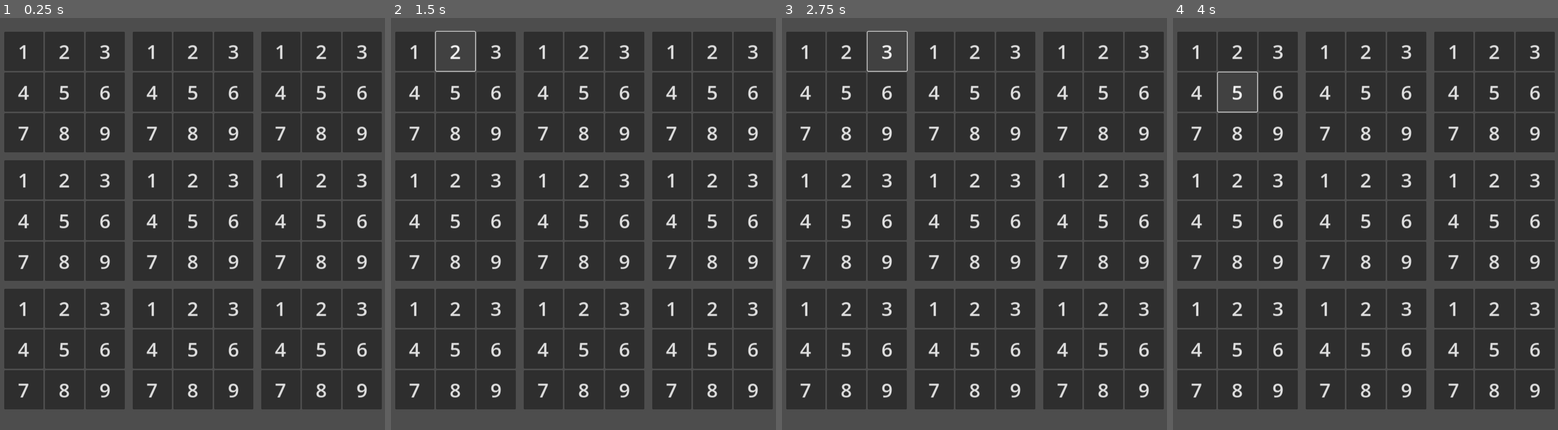
Above: before the commit, frames 1-4 (left to right).
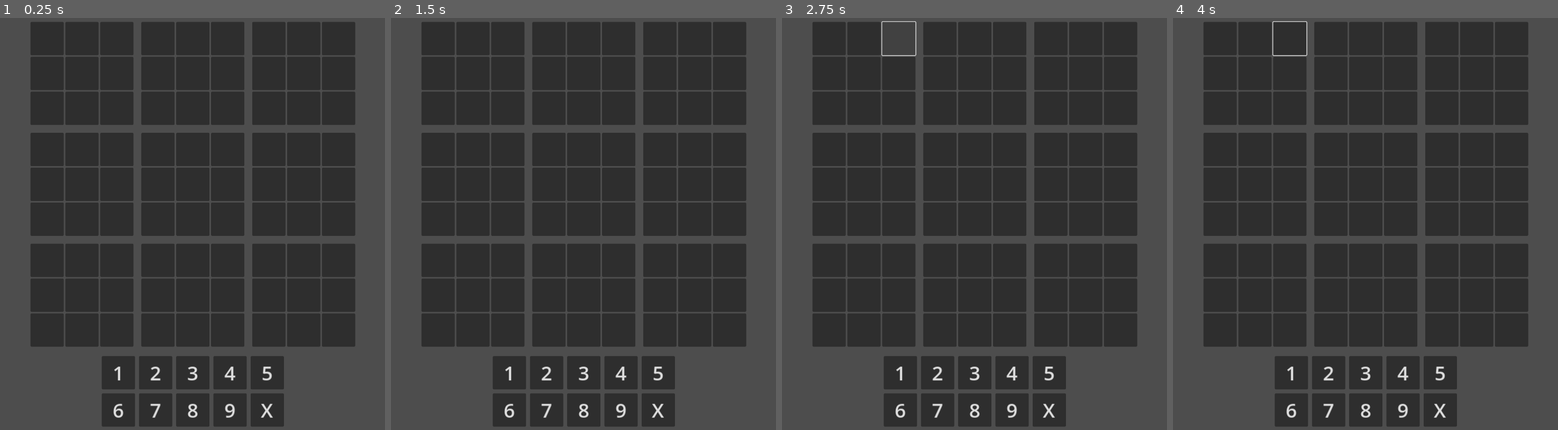
Above: after the commit, the same moments.

Repository: gitMickehh/soduku-recreation
Game: Godot game, scene res://soduku_scene.tscn
Two runs of this game, one before a commit and one after it. Both use one fixed random seed, a clock stepped at 60 frames per second and the inputs below.
Inputs (mouse positions are in pixels of both pictures, inside the frame that each line leads up to):
- Up to frame 1 (0.25 s): no input
- Up to frame 2 (1.5 s): click (414, 50) at 0.5 s, where only the run before the commit has a clickable "1"; click (456, 50) at 1.25 s, where only the run before the commit has a clickable "2"
- Up to frame 3 (2.75 s): click (885, 50) at 2 s, where only the run before the commit has a clickable "3"
- Up to frame 4 (4 s): click (1196, 92) at 2.75 s, where only the run before the commit has a clickable "4"; click (1238, 92) at 3.5 s, where only the run before the commit has a clickable "5"

The runs differ from the first frame. In frame 1, 41% of the frame differs, in the area x 1-100%, y 1-100%; in frame 2, 41%; in frame 3, 41%; in frame 4, 41%, in the area x 1-100%, y 0-100%.

Commit message:
nine box manager code

Diff:
--- a/nine_box_manager.gd
+++ b/nine_box_manager.gd
@@ -4,7 +4,7 @@
 
 func _ready() -> void:
 	_get_buttons_from_childrens_children()
-	_debug_buttons_order()
+	#_debug_buttons_order()
 
 func _get_buttons_from_childrens_children() -> void:
 	var children = get_children()
@@ -22,3 +22,27 @@
 	for button in buttons:
 		button.text = str(count)
 		count = count + 1
+
+func get_horizontal_line(line_number: int = 0) -> Array[int]:
+	var return_array: Array[int] = []
+
+	line_number = clampi(line_number,0,2)
+	var starting_point = line_number * 3
+
+	return_array.append(int(buttons[starting_point].text))
+	return_array.append(int(buttons[starting_point + 1].text))
+	return_array.append(int(buttons[starting_point + 2].text))
+
+	return return_array
+
+func get_vertical_line(line_number: int = 0) -> Array[int]:
+	var return_array: Array[int] = []
+
+	line_number = clampi(line_number,0,2)
+	var point_jump = 3
+
+	return_array.append(int(buttons[line_number].text))
+	return_array.append(int(buttons[line_number + 3].text))
+	return_array.append(int(buttons[line_number + (3*2)].text))
+
+	return return_array
--- a/prefabs/button.tscn
+++ b/prefabs/button.tscn
@@ -1,7 +1,7 @@
 [gd_scene format=3 uid="uid://w0uogmtdd4fr"]
 
 [node name="button-1" type="Button"]
-custom_minimum_size = Vector2(100, 100)
+custom_minimum_size = Vector2(85, 85)
 size_flags_horizontal = 0
 size_flags_vertical = 0
 theme_override_font_sizes/font_size = 50
--- a/soduku_scene.tscn
+++ b/soduku_scene.tscn
@@ -1,6 +1,7 @@
-[gd_scene load_steps=2 format=3 uid="uid://b5g2biw27mdvg"]
+[gd_scene load_steps=3 format=3 uid="uid://b5g2biw27mdvg"]
 
 [ext_resource type="PackedScene" uid="uid://c4kiqkiydnonn" path="res://prefabs/nine_box_container.tscn" id="1_aq4rj"]
+[ext_resource type="PackedScene" uid="uid://w0uogmtdd4fr" path="res://prefabs/button.tscn" id="2_wdpfm"]
 
 [node name="Control" type="Control"]
 layout_mode = 3
@@ -20,77 +21,138 @@
 grow_horizontal = 2
 grow_vertical = 2
 
-[node name="Soduku_Container" type="VBoxContainer" parent="MarginContainer"]
+[node name="Whole_Game_Container" type="VBoxContainer" parent="MarginContainer"]
+layout_mode = 2
+size_flags_horizontal = 4
+size_flags_vertical = 4
+
+[node name="Soduku_Container" type="VBoxContainer" parent="MarginContainer/Whole_Game_Container"]
 layout_mode = 2
 size_flags_horizontal = 4
 size_flags_vertical = 4
 theme_override_constants/separation = 20
 
-[node name="big-separator-1" type="Control" parent="MarginContainer/Soduku_Container"]
+[node name="big-separator-1" type="Control" parent="MarginContainer/Whole_Game_Container/Soduku_Container"]
 layout_mode = 2
 
-[node name="BigLine-1-Contianer" type="HBoxContainer" parent="MarginContainer/Soduku_Container"]
+[node name="BigLine-1-Contianer" type="HBoxContainer" parent="MarginContainer/Whole_Game_Container/Soduku_Container"]
 layout_mode = 2
 size_flags_horizontal = 0
 size_flags_vertical = 4
 theme_override_constants/separation = 20
 
-[node name="separator-1" type="Control" parent="MarginContainer/Soduku_Container/BigLine-1-Contianer"]
+[node name="separator-1" type="Control" parent="MarginContainer/Whole_Game_Container/Soduku_Container/BigLine-1-Contianer"]
 layout_mode = 2
 
-[node name="nine-box-container" parent="MarginContainer/Soduku_Container/BigLine-1-Contianer" instance=ExtResource("1_aq4rj")]
+[node name="nine-box-container" parent="MarginContainer/Whole_Game_Container/Soduku_Container/BigLine-1-Contianer" instance=ExtResource("1_aq4rj")]
 layout_mode = 2
 
-[node name="nine-box-container2" parent="MarginContainer/Soduku_Container/BigLine-1-Contianer" instance=ExtResource("1_aq4rj")]
+[node name="nine-box-container2" parent="MarginContainer/Whole_Game_Container/Soduku_Container/BigLine-1-Contianer" instance=ExtResource("1_aq4rj")]
 layout_mode = 2
 
-[node name="nine-box-container3" parent="MarginContainer/Soduku_Container/BigLine-1-Contianer" instance=ExtResource("1_aq4rj")]
+[node name="nine-box-container3" parent="MarginContainer/Whole_Game_Container/Soduku_Container/BigLine-1-Contianer" instance=ExtResource("1_aq4rj")]
 layout_mode = 2
 
-[node name="separator-2" type="Control" parent="MarginContainer/Soduku_Container/BigLine-1-Contianer"]
+[node name="separator-2" type="Control" parent="MarginContainer/Whole_Game_Container/Soduku_Container/BigLine-1-Contianer"]
 layout_mode = 2
 
-[node name="BigLine-1-Contianer2" type="HBoxContainer" parent="MarginContainer/Soduku_Container"]
+[node name="BigLine-1-Contianer2" type="HBoxContainer" parent="MarginContainer/Whole_Game_Container/Soduku_Container"]
 layout_mode = 2
 size_flags_horizontal = 0
 size_flags_vertical = 4
 theme_override_constants/separation = 20
 
-[node name="separator-1" type="Control" parent="MarginContainer/Soduku_Container/BigLine-1-Contianer2"]
+[node name="separator-1" type="Control" parent="MarginContainer/Whole_Game_Container/Soduku_Container/BigLine-1-Contianer2"]
 layout_mode = 2
 
-[node name="nine-box-container" parent="MarginContainer/Soduku_Container/BigLine-1-Contianer2" instance=ExtResource("1_aq4rj")]
+[node name="nine-box-container" parent="MarginContainer/Whole_Game_Container/Soduku_Container/BigLine-1-Contianer2" instance=ExtResource("1_aq4rj")]
 layout_mode = 2
 
-[node name="nine-box-container2" parent="MarginContainer/Soduku_Container/BigLine-1-Contianer2" instance=ExtResource("1_aq4rj")]
+[node name="nine-box-container2" parent="MarginContainer/Whole_Game_Container/Soduku_Container/BigLine-1-Contianer2" instance=ExtResource("1_aq4rj")]
 layout_mode = 2
 
-[node name="nine-box-container3" parent="MarginContainer/Soduku_Container/BigLine-1-Contianer2" instance=ExtResource("1_aq4rj")]
+[node name="nine-box-container3" parent="MarginContainer/Whole_Game_Container/Soduku_Container/BigLine-1-Contianer2" instance=ExtResource("1_aq4rj")]
 layout_mode = 2
 
-[node name="separator-2" type="Control" parent="MarginContainer/Soduku_Container/BigLine-1-Contianer2"]
+[node name="separator-2" type="Control" parent="MarginContainer/Whole_Game_Container/Soduku_Container/BigLine-1-Contianer2"]
 layout_mode = 2
 
-[node name="BigLine-1-Contianer3" type="HBoxContainer" parent="MarginContainer/Soduku_Container"]
+[node name="BigLine-1-Contianer3" type="HBoxContainer" parent="MarginContainer/Whole_Game_Container/Soduku_Container"]
 layout_mode = 2
 size_flags_horizontal = 0
 size_flags_vertical = 4
 theme_override_constants/separation = 20
 
-[node name="separator-1" type="Control" parent="MarginContainer/Soduku_Container/BigLine-1-Contianer3"]
+[node name="separator-1" type="Control" parent="MarginContainer/Whole_Game_Container/Soduku_Container/BigLine-1-Contianer3"]
 layout_mode = 2
 
-[node name="nine-box-container" parent="MarginContainer/Soduku_Container/BigLine-1-Contianer3" instance=ExtResource("1_aq4rj")]
+[node name="nine-box-container" parent="MarginContainer/Whole_Game_Container/Soduku_Container/BigLine-1-Contianer3" instance=ExtResource("1_aq4rj")]
 layout_mode = 2
 
-[node name="nine-box-container2" parent="MarginContainer/Soduku_Container/BigLine-1-Contianer3" instance=ExtResource("1_aq4rj")]
+[node name="nine-box-container2" parent="MarginContainer/Whole_Game_Container/Soduku_Container/BigLine-1-Contianer3" instance=ExtResource("1_aq4rj")]
 layout_mode = 2
 
-[node name="nine-box-container3" parent="MarginContainer/Soduku_Container/BigLine-1-Contianer3" instance=ExtResource("1_aq4rj")]
+[node name="nine-box-container3" parent="MarginContainer/Whole_Game_Container/Soduku_Container/BigLine-1-Contianer3" instance=ExtResource("1_aq4rj")]
 layout_mode = 2
 
-[node name="separator-2" type="Control" parent="MarginContainer/Soduku_Container/BigLine-1-Contianer3"]
+[node name="separator-2" type="Control" parent="MarginContainer/Whole_Game_Container/Soduku_Container/BigLine-1-Contianer3"]
 layout_mode = 2
 
-[node name="big-separator-2" type="Control" parent="MarginContainer/Soduku_Container"]
+[node name="big-separator-2" type="Control" parent="MarginContainer/Whole_Game_Container/Soduku_Container"]
 layout_mode = 2
+
+[node name="input_lines_container" type="VBoxContainer" parent="MarginContainer/Whole_Game_Container"]
+layout_mode = 2
+theme_override_constants/separation = 10
+
+[node name="Input_Line_1" type="HBoxContainer" parent="MarginContainer/Whole_Game_Container/input_lines_container"]
+layout_mode = 2
+size_flags_horizontal = 4
+size_flags_vertical = 4
+theme_override_constants/separation = 10
+
+[node name="1" parent="MarginContainer/Whole_Game_Container/input_lines_container/Input_Line_1" instance=ExtResource("2_wdpfm")]
+layout_mode = 2
+text = "1"
+
+[node name="2" parent="MarginContainer/Whole_Game_Container/input_lines_container/Input_Line_1" instance=ExtResource("2_wdpfm")]
+layout_mode = 2
+text = "2"
+
+[node name="3" parent="MarginContainer/Whole_Game_Container/input_lines_container/Input_Line_1" instance=ExtResource("2_wdpfm")]
+layout_mode = 2
+text = "3"
+
+[node name="4" parent="MarginContainer/Whole_Game_Container/input_lines_container/Input_Line_1" instance=ExtResource("2_wdpfm")]
+layout_mode = 2
+text = "4"
+
+[node name="5" parent="MarginContainer/Whole_Game_Container/input_lines_container/Input_Line_1" instance=ExtResource("2_wdpfm")]
+layout_mode = 2
+text = "5"
+
+[node name="Input_Line_2" type="HBoxContainer" parent="MarginContainer/Whole_Game_Container/input_lines_container"]
+layout_mode = 2
+size_flags_horizontal = 4
+size_flags_vertical = 4
+theme_override_constants/separation = 10
+
+[node name="6" parent="MarginContainer/Whole_Game_Container/input_lines_container/Input_Line_2" instance=ExtResource("2_wdpfm")]
+layout_mode = 2
+text = "6"
+
+[node name="7" parent="MarginContainer/Whole_Game_Container/input_lines_container/Input_Line_2" instance=ExtResource("2_wdpfm")]
+layout_mode = 2
+text = "7"
+
+[node name="8" parent="MarginContainer/Whole_Game_Container/input_lines_container/Input_Line_2" instance=ExtResource("2_wdpfm")]
+layout_mode = 2
+text = "8"
+
+[node name="9" parent="MarginContainer/Whole_Game_Container/input_lines_container/Input_Line_2" instance=ExtResource("2_wdpfm")]
+layout_mode = 2
+text = "9"
+
+[node name="X" parent="MarginContainer/Whole_Game_Container/input_lines_container/Input_Line_2" instance=ExtResource("2_wdpfm")]
+layout_mode = 2
+text = "X"
